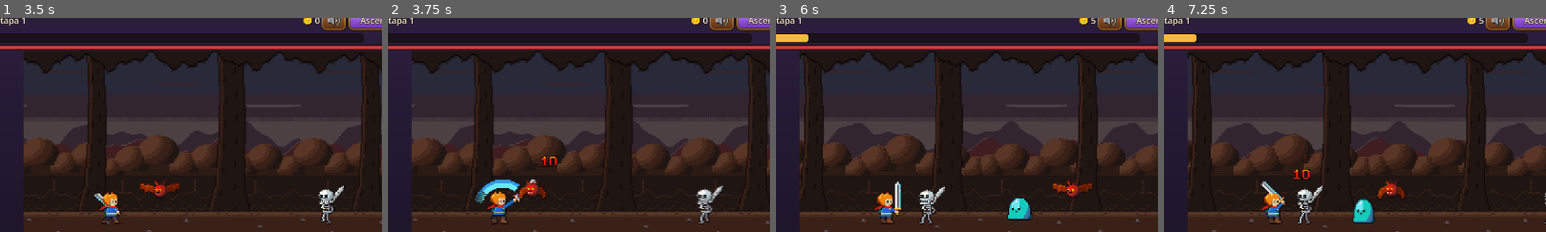
Above: before the commit, frames 1-4 (left to right).
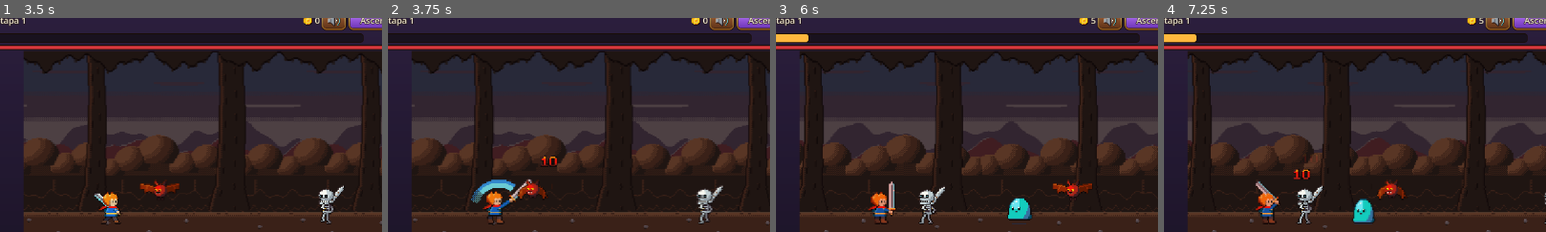
Above: after the commit, the same moments.

Repository: kevelscy/kevelscy-slayer-game
Game: Godot game, scene res://main/main.tscn
The game is run twice, just before and just after one commit, with the same random seed, the same clock (stepped at 60 frames per second) and the same inputs.
Inputs (mouse positions are % of the whole screen's width and height, from its top left):
- Up to frame 1 (3.5 s): click (23, 8) at 0.5 s; click (1, 8) at 1.27 s; click "Ascensión" at 2 s; click "Cerrar" at 2.75 s
- Up to frame 2 (3.75 s): click (23, 8) at 3.5 s
- Up to frame 3 (6 s): click (1, 8) at 4.27 s; click "Ascensión" at 5 s; click "Cerrar" at 5.75 s
- Up to frame 4 (7.25 s): click (23, 8) at 6.5 s
The pictures show only the part of the screen within x 25-75%, y 2-52%; the shares and areas given below are measured in that part.

Frame 1 is identical in both runs. In frame 2, 1.4% of the frame differs, in the area x 21-39%, y 75-97%; in frame 3, 1.1%; in frame 4, 0.9%.

Commit message:
feat(hero): flash red and step back when an enemy hits

Diff:
--- a/client/entities/hero/hero.gd
+++ b/client/entities/hero/hero.gd
@@ -11,6 +11,11 @@
 const DASH_SECONDS: float = 0.3
 ## Stops the stab this far short of the enemy center, sword tip on its body.
 const DASH_STOP_SHORT: float = 14.0
+## An enemy hit turns the hero a bit red and knocks the sprite back to the left; both
+## ease back over HURT_SECONDS. The hero itself keeps its lane spot.
+const HURT_SECONDS: float = 0.3
+const HURT_KNOCKBACK: float = 6.0
+const HURT_TINT: Color = Color(1.0, 0.45, 0.45)
 
 @export var animation_set: AnimationSet
 
@@ -20,6 +25,7 @@
 
 var _dash_left: float = 0.0
 var _dash_reach: float = 0.0
+var _hurt_left: float = 0.0
 var _sprite_home: Vector2
 
 @onready var sprite: AnimatedSprite2D = $Sprite
@@ -34,6 +40,7 @@
 	sprite.sprite_frames = SpriteFramesBuilder.build(animation_set.sheets)
 	sprite.animation_finished.connect(_on_animation_finished)
 	health.died.connect(_on_died)
+	health.damaged.connect(_on_damaged)
 
 
 func setup(hero_stats: StatBlock, max_health: BigNumber) -> void:
@@ -45,12 +52,22 @@
 
 
 func _process(delta: float) -> void:
-	if _dash_left <= 0.0:
+	if _dash_left <= 0.0 and _hurt_left <= 0.0:
 		return
 	_dash_left = maxf(_dash_left - delta, 0.0)
-	var progress: float = 1.0 - _dash_left / DASH_SECONDS
-	var offset: float = _dash_reach * sin(PI * progress) if _dash_left > 0.0 else 0.0
+	_hurt_left = maxf(_hurt_left - delta, 0.0)
+	_place_sprite()
+
+
+func _place_sprite() -> void:
+	var offset: float = 0.0
+	if _dash_left > 0.0:
+		offset += _dash_reach * sin(PI * (1.0 - _dash_left / DASH_SECONDS))
+	var hurt_progress: float = 1.0 - _hurt_left / HURT_SECONDS
+	if _hurt_left > 0.0:
+		offset -= HURT_KNOCKBACK * sin(PI * hurt_progress)
 	sprite.position = _sprite_home + Vector2(offset, 0.0)
+	modulate = HURT_TINT.lerp(Color.WHITE, hurt_progress) if _hurt_left > 0.0 else Color.WHITE
 
 
 ## Lunges the sprite to `target_x` (world x) with a sword stab, then back.
@@ -63,6 +80,10 @@
 
 func is_dashing() -> bool:
 	return _dash_left > 0.0
+
+
+func is_hurt() -> bool:
+	return _hurt_left > 0.0
 
 
 func is_running() -> bool:
@@ -98,6 +119,8 @@
 func restart(new_max_health: BigNumber) -> void:
 	health.max_health = new_max_health
 	revive()
+	_hurt_left = 0.0
+	_place_sprite()
 	state_machine.transition_to(&"Run")
 
 
@@ -110,7 +133,16 @@
 		sprite.play(&"idle")
 
 
+func _on_damaged(_result: DamageResult) -> void:
+	if health.is_dead():
+		return
+	_hurt_left = HURT_SECONDS
+	_place_sprite()
+
+
 func _on_died() -> void:
+	_hurt_left = 0.0
+	_place_sprite()
 	target = null
 	state_machine.transition_to(&"Dead")
 	died.emit()
--- /dev/null
+++ b/client/tests/unit/entities/test_hero_hurt.gd
@@ -0,0 +1,68 @@
+extends GutTest
+## An enemy hit turns the hero a bit red and knocks it back to the left, then it
+## returns to its spot (playtest feedback S5).
+
+const HERO_SCENE: PackedScene = preload("res://entities/hero/hero.tscn")
+
+var hero: Hero
+var home: Vector2
+
+
+func before_each() -> void:
+	var session: GameSession = GameSession.new(StageBalance.new(), 10, 30.0)
+	hero = HERO_SCENE.instantiate()
+	add_child_autofree(hero)
+	hero.setup(session.hero_stats, BigNumber.from_float(100.0))
+	home = hero.sprite.position
+
+
+func _hit(amount: float) -> void:
+	hero.health.take_damage(DamageResult.new(BigNumber.from_float(amount), false))
+
+
+func test_a_hit_tints_the_hero_red_and_pushes_it_left_then_back() -> void:
+	_hit(10.0)
+	assert_true(hero.is_hurt())
+	assert_eq(hero.modulate, Hero.HURT_TINT, "red right at the hit")
+	assert_gt(Hero.HURT_TINT.r, Hero.HURT_TINT.g, "reddish")
+	assert_eq(Hero.HURT_TINT.g, Hero.HURT_TINT.b)
+	hero._process(Hero.HURT_SECONDS * 0.5)
+	assert_almost_eq(hero.sprite.position.x, home.x - Hero.HURT_KNOCKBACK, 0.001, "furthest back halfway")
+	assert_eq(hero.sprite.position.y, home.y)
+	assert_gt(hero.modulate.g, Hero.HURT_TINT.g, "the red fades")
+	hero._process(Hero.HURT_SECONDS * 0.5)
+	assert_false(hero.is_hurt())
+	assert_eq(hero.sprite.position, home, "back at its spot")
+	assert_eq(hero.modulate, Color.WHITE)
+
+
+func test_a_new_hit_restarts_the_reaction() -> void:
+	_hit(10.0)
+	hero._process(Hero.HURT_SECONDS * 0.9)
+	_hit(10.0)
+	assert_eq(hero.modulate, Hero.HURT_TINT)
+	hero._process(Hero.HURT_SECONDS * 0.5)
+	assert_almost_eq(hero.sprite.position.x, home.x - Hero.HURT_KNOCKBACK, 0.001)
+
+
+func test_a_hit_the_shield_absorbs_does_not_hurt() -> void:
+	hero.health.set_shield(BigNumber.from_float(50.0), 5.0)
+	_hit(10.0)
+	assert_false(hero.is_hurt())
+	assert_eq(hero.modulate, Color.WHITE)
+
+
+func test_the_killing_hit_leaves_the_sprite_in_place_for_the_death() -> void:
+	_hit(1000.0)
+	assert_false(hero.is_hurt())
+	hero._process(Hero.HURT_SECONDS * 0.5)
+	assert_eq(hero.sprite.position, home)
+
+
+func test_a_restart_clears_the_reaction() -> void:
+	_hit(10.0)
+	hero._process(Hero.HURT_SECONDS * 0.5)
+	hero.restart(BigNumber.from_float(100.0))
+	assert_false(hero.is_hurt())
+	assert_eq(hero.sprite.position, home)
+	assert_eq(hero.modulate, Color.WHITE)
